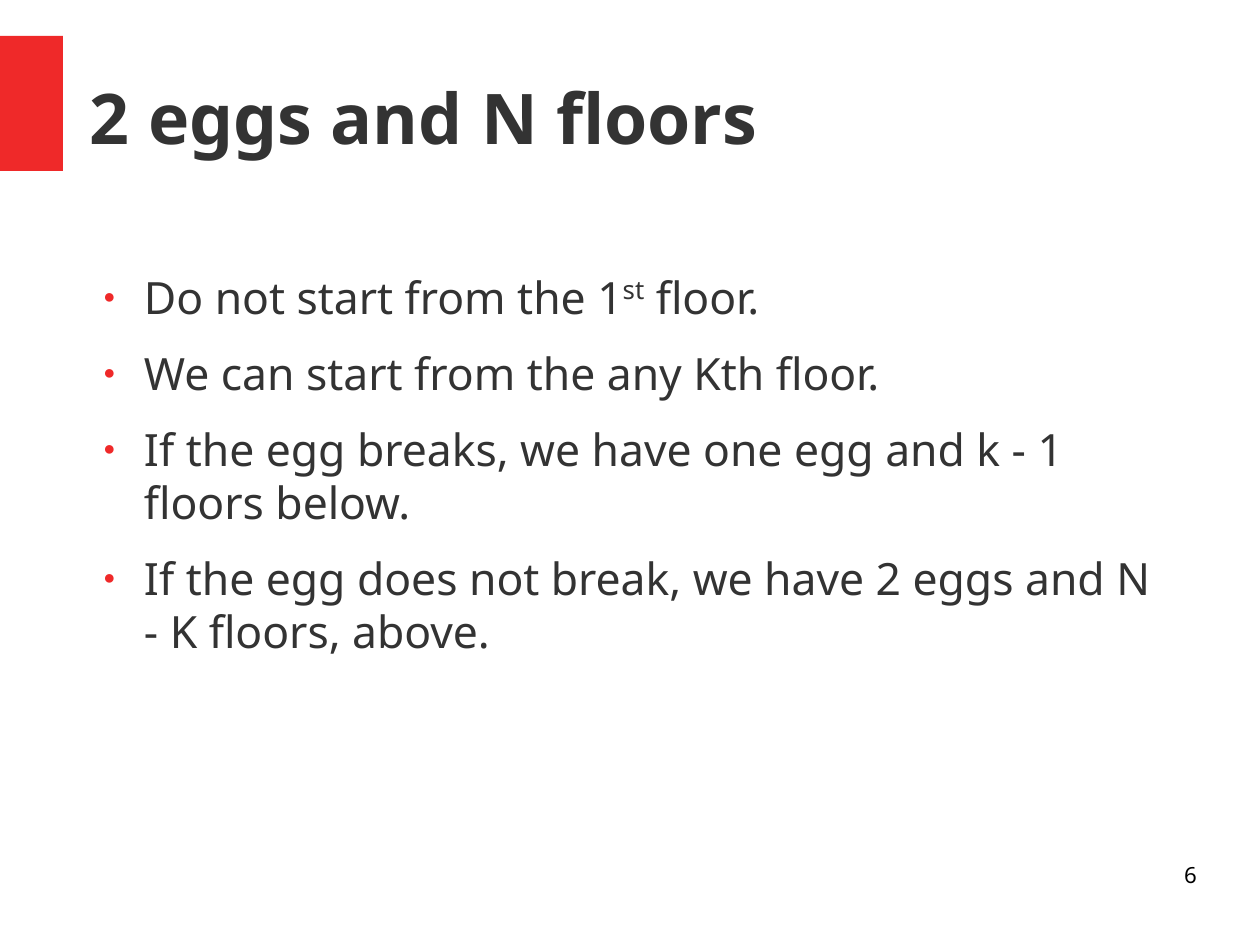
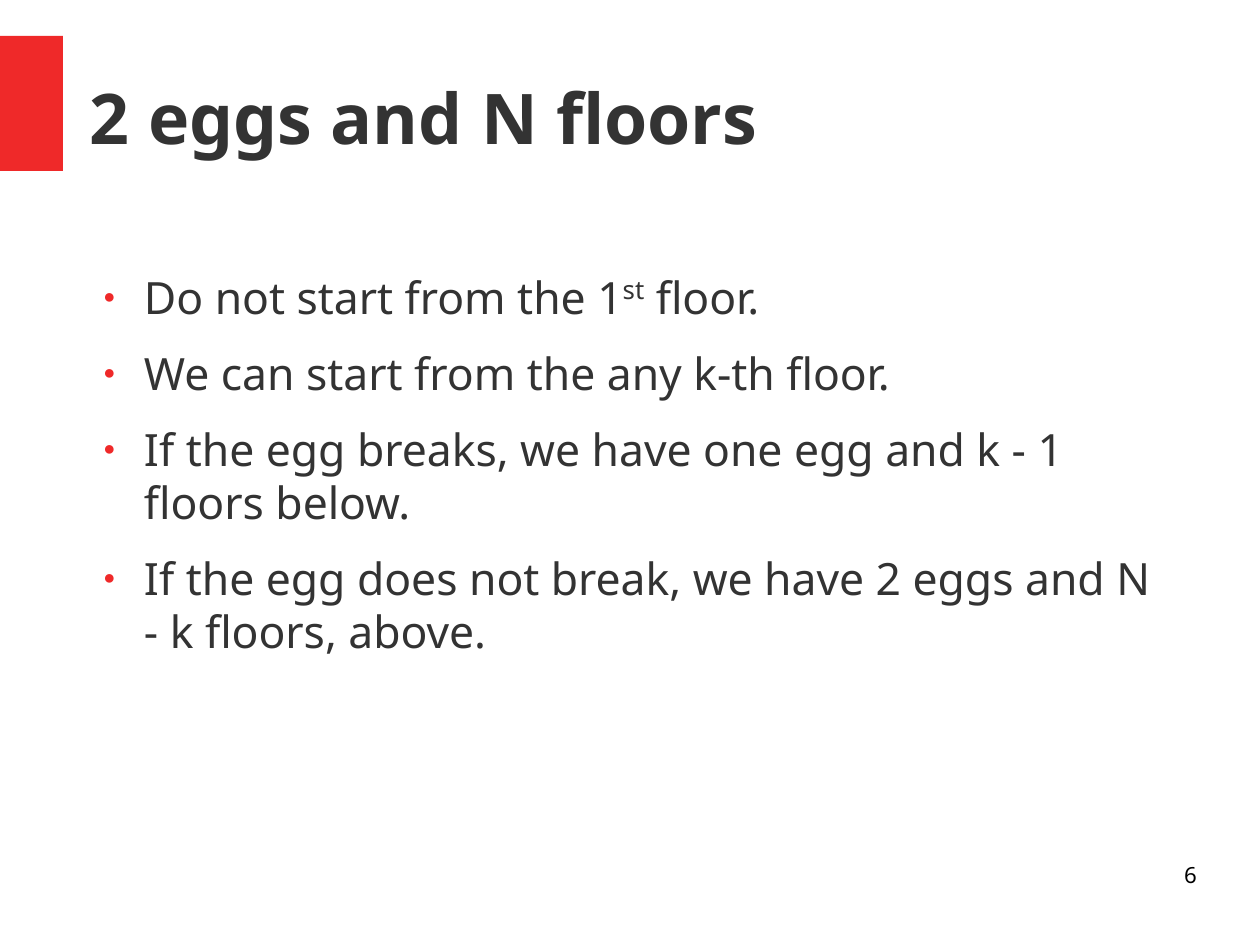
Before and after one commit to happy2code/dynamic_programming_samples, a slide deck: slide 6 of Dynamic Programming.odp. Drawn at 1260x945 pixels with LibreOffice and Linux fonts; fonts in the diff are those of the drawing. Boxes give left, top, right and bottom in pixels: in the first picture for what was removed or moved away, otherwise in the second. Text is boxed around its words. In the diff, an @@ line names an element or a change of style, - is before the commit and + after.

```diff
--- a/Dynamic Programming.odp
+++ b/Dynamic Programming.odp
@@ text at [144,356,889,401]: text changed @@
-● We can start from the any Kth floor.
+● We can start from the any k-th floor.
@@ text at [144,561,1150,654]: text changed @@
-● If the egg does not break, we have 2 eggs and N - K floors, above.
+● If the egg does not break, we have 2 eggs and N - k floors, above.
```
Also in this commit, not shown: 2 other slides changed, 2 other files.
